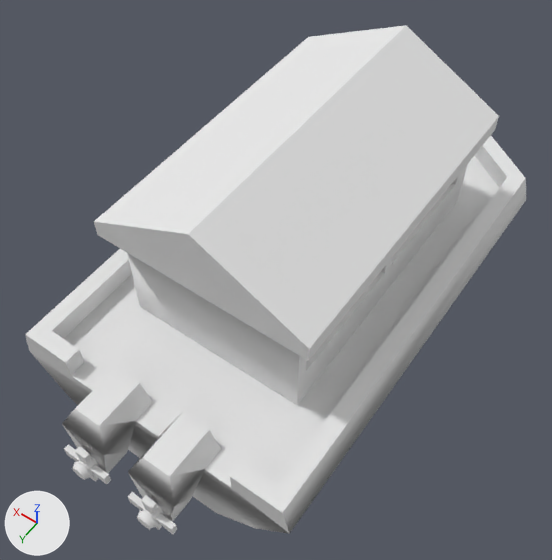
One commit to the OBJ model Assets/Watercraft pack/watercraftPack_001.obj: the scene before it, then after it.
Rendered twice from a 50 mm camera at (-2.4, 3.33, 6.16) aimed at (-0.02, 0.0, 0.94). Lighting does not change. The marker at lower left points along +X, +Y and +Z. Where no turn or scale is listed for an object, it has been applied to the vertices.

Before the edit, the objects in view are built like this:
```python
mat_blue_metal = principled_material('Blue_metal')
mat_blue_metal.base_color = (0.8, 0.8, 0.8)  # white #e7e7e7
mat_blue_metal.roughness = 1.0
mat_dark_blue_metal = principled_material('Dark_blue_metal')
mat_dark_blue_metal.base_color = (0.8, 0.8, 0.8)  # white #e7e7e7
mat_dark_blue_metal.roughness = 1.0
mat_dark_metal = principled_material('Dark_metal')
mat_dark_metal.base_color = (0.8, 0.8, 0.8)  # white #e7e7e7
mat_dark_metal.roughness = 1.0
mat_green_metal = principled_material('Green_metal')
mat_green_metal.base_color = (0.8, 0.8, 0.8)  # white #e7e7e7
mat_green_metal.roughness = 1.0
me_watercraftpack_001 = bpy.data.meshes.new('watercraftPack_001')
me_watercraftpack_001.from_pydata(...)  # 372 vertices, 756 faces; spans x -1.34..1.34, y -2.96..2.18, z 0.0..2.4
# faces by material slot: [104, 365, 103, 82, 54, 10, 38]
me_watercraftpack_001.materials.append(mat_dark_blue_metal)  # white #e7e7e7
me_watercraftpack_001.materials.append(mat_dark_metal)  # white #e7e7e7
me_watercraftpack_001.materials.append(mat_grey_metal_1)  # white #e7e7e7
me_watercraftpack_001.materials.append(mat_green_metal)  # white #e7e7e7
me_watercraftpack_001.materials.append(mat_cloth)  # white #e7e7e7
me_watercraftpack_001.materials.append(mat_glass)  # white #e7e7e7
me_watercraftpack_001.materials.append(mat_blue_metal)  # white #e7e7e7
ob_watercraftpack_001 = bpy.data.objects.new('watercraftPack_001', me_watercraftpack_001)
ob_watercraftpack_001.location = (0.0, 0.0, 0.0)
```
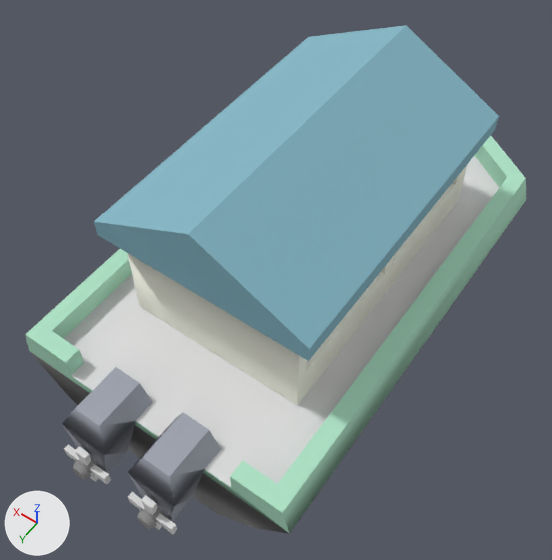
Location of each change, (x1, y1, x2, y2) in pixels of the pictures (552 x 560 px):
```json
{"object": "watercraftPack_001", "change": "recoloured", "before": [25, 25, 526, 534], "after": [25, 25, 526, 534], "on screen": "white to cyan"}
```

Edits to the scene script, one JSON object a line:
```json
{"op": "set", "path": "mat_dark_blue_metal.base_color", "old": "(0.8, 0.8, 0.8)", "new": "(0.365, 0.384, 0.447)", "note": "white #e7e7e7 -> grey #a3a7b2"}
{"op": "set", "path": "mat_dark_metal.base_color", "old": "(0.8, 0.8, 0.8)", "new": "(0.267, 0.267, 0.267)", "note": "white #e7e7e7 -> grey #8d8d8d"}
{"op": "set", "path": "mat_green_metal.base_color", "old": "(0.8, 0.8, 0.8)", "new": "(0.443, 0.788, 0.584)", "note": "white #e7e7e7 -> green #b2e6c9"}
{"op": "set", "path": "mat_blue_metal.base_color", "old": "(0.8, 0.8, 0.8)", "new": "(0.235, 0.467, 0.557)", "note": "white #e7e7e7 -> cyan #85b6c5"}
```
